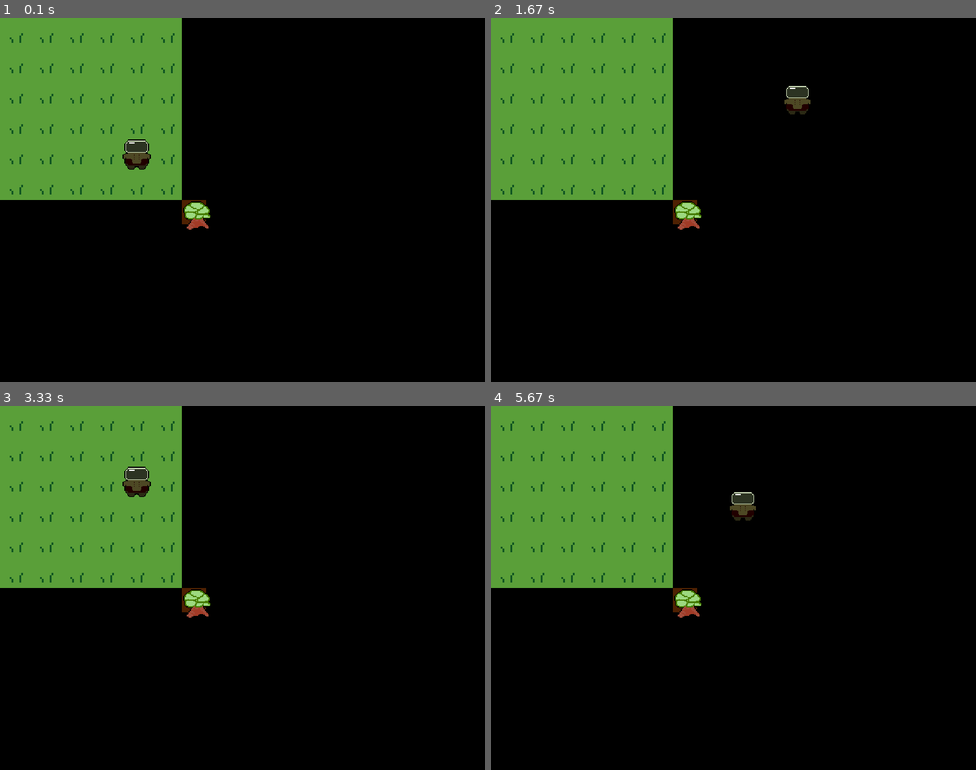
Above: before the commit, frames 1-4 (two rows, left to right).
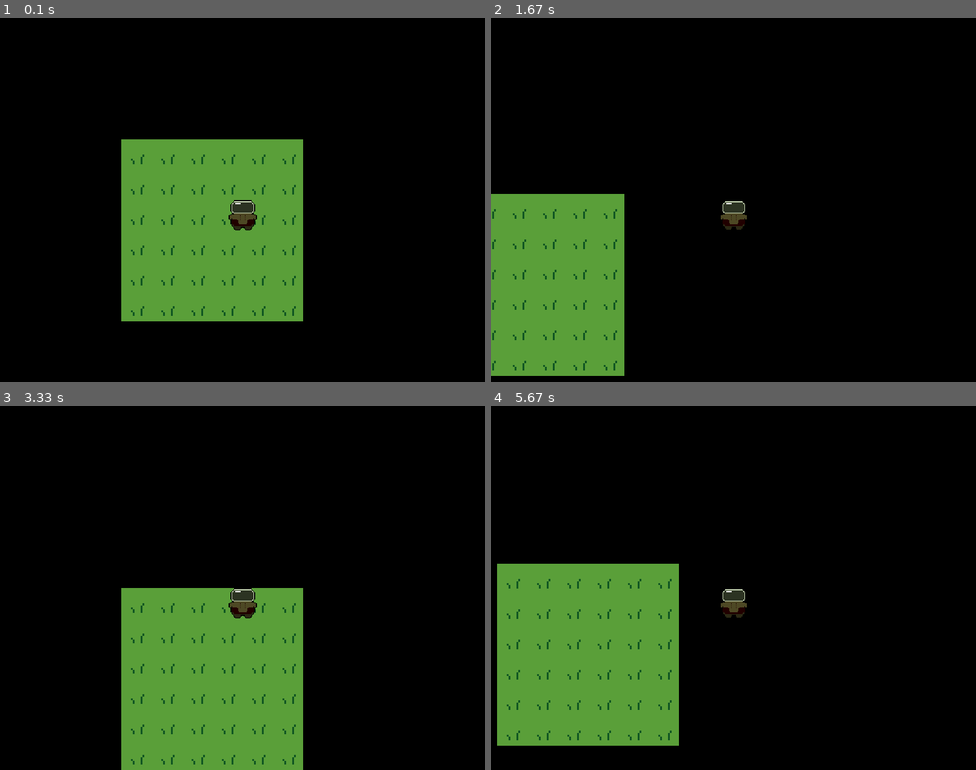
Above: after the commit, the same moments.

Repository: Dakhota-R/Pygame-Crapoli
Game: pygame game, started from NewGame ++/main.py
Same seed, same stepped clock (60 frames per second), same inputs: the game is played once before the commit and once after it.
Inputs:
- Up to frame 1 (0.1 s): no input
- Up to frame 2 (1.67 s): hold D 0.33-0.8 s; hold W 0.83-1.13 s; hold D 1.17-1.63 s
- Up to frame 3 (3.33 s): hold A 1.67-2.2 s; hold S 2.23-2.53 s; hold A 2.57-2.97 s; hold W from 3 s (still down)
- Up to frame 4 (5.67 s): release W at 3.37 s; hold D 3.4-4.03 s; hold S 4.07-4.43 s; hold A 4.47-4.93 s; hold D 4.97-5.43 s; hold W from 5.47 s (still down)

The runs differ from the first frame. In frame 1, 34% of the frame differs, in the area x 0-63%, y 0-84%; in frame 2, 33%; in frame 3, 37%, in the area x 0-63%, y 0-100%; in frame 4, 34%.

Commit message:
Added camera
functioning camera need to fix background

Diff:
--- a/NewGame ++/main.py
+++ b/NewGame ++/main.py
@@ -17,6 +17,39 @@
 ground_tiles = [pygame.transform.scale(pygame.image.load(f"GroundTiles\grass_{i}.png"), (50,50)) for i in range(2)]
 tree = pygame.transform.scale(pygame.image.load("tree.png"), (50,50))
 
+camera_pos = [0, 0]
+
+class Inventory(pygame.sprite.Sprite):
+    def __init__(self, screen):
+        self.width = SCREEN_WIDTH
+        self.height = SCREEN_HEIGHT / 5
+
+        self.screen = screen
+
+        self.image = pygame.Surface((self.width, self.height))
+        self.image.fill(pygame.Color(35,40,45))
+        self.rect = self.image.get_rect()
+        self.rect.y = SCREEN_HEIGHT - self.height
+
+    def draw(self, world):
+        world.blit(self.image, self.rect)
+
+class InventoryItems(pygame.sprite.Sprite):
+    def __init__(self, screen, pos_x, pos_y):
+        self.width = 40
+        self.height = 40
+
+        self.screen = screen
+
+        self.image = pygame.Surface((self.width, self.height))
+        self.image.fill(pygame.Color(100,100,20))
+        self.rect = self.image.get_rect()
+
+        self.rect.x = pos_x
+        self.rect.y = pos_y
+
+    def draw(self, world):
+        world.blit(self.image, self.rect)
 
 
 class Player(pygame.sprite.Sprite):
@@ -29,13 +62,15 @@
         self.rect = self.image.get_rect()
 
         self.screen = screen
-
-        self.x = 200
-        self.y = 200
-        self.rect.x = self.x
-        self.rect.y = self.y
-
-    def move(self):
+        self.x = (SCREEN_WIDTH / 4) - self.width / 2
+        self.y = (SCREEN_HEIGHT / 4) - self.height
+        self.rect.x = self.x
+        self.rect.y = self.y
+
+    def move(self, camera_pos):
+        camera_pos_x = camera_pos[0]
+        camera_pos_y = camera_pos[1]
+
         keys = pygame.key.get_pressed()
         right = keys[pygame.K_d]
         left = keys[pygame.K_a]
@@ -45,36 +80,38 @@
         move = pygame.math.Vector2(right - left, down - up)
         if move.length_squared() > 0:
             move.scale_to_length(5)
+            camera_pos_x -= round(move.x)
+            camera_pos_y -= round(move.y)
             self.rect.move_ip(round(move.x), round(move.y))
+
+        return [camera_pos_x, camera_pos_y]
+
 
     def collisions(self):
         if self.rect.x + self.width >= enemy.rect.x and self.rect.x <= enemy.rect.x + enemy.width:
             if self.rect.y + self.height >= enemy.rect.y and self.rect.y <= enemy.rect.y + enemy.height:
                 pass
 
-    def draw(self):
+    def draw(self, world):
         self.collisions()
-        self.screen.blit(self.image, self.rect)
-        self.update()
+        world.blit(self.image, self.rect)
 
 
 # ground object just a warmup for me, delete  when ready
 class Ground(pygame.sprite.Sprite):
-    def __init__(self, screen, tile_index, x_pos, y_pos):
+    def __init__(self, tile_index, x_pos, y_pos):
         self.ground_image = ground_tiles[tile_index]
 
         self.rect = self.ground_image.get_rect()
 
-        self.screen = screen
 
         self.x = x_pos
         self.y = y_pos
         self.rect.x = self.x
         self.rect.y = self.y
 
-
-    def draw(self, player_x, player_y):
-        self.screen.blit(self.ground_image, self.rect)
+    def draw(self, world):
+        world.blit(self.ground_image, self.rect)
 
 class Enemy(pygame.sprite.Sprite):
     def __init__(self, screen):
@@ -110,9 +147,17 @@
         self.screen.blit(self.image, self.rect)
 
 
-player = Player(screen)
+inventory = Inventory(screen)
 enemy = Enemy(screen)
 tree = Tree(screen)
+
+
+items_group = []
+items = [0,0,0]
+for index, item in enumerate(items):
+    item = InventoryItems(screen, index * 50, SCREEN_HEIGHT - 40)
+    items_group.append(item)
+
 
 level = [
     [0,0,0,0,0,0],
@@ -129,27 +174,43 @@
     x = row_index * 50
     for tile_index, tile in enumerate(row):
         y = tile_index * 50
-        ground = Ground(screen, tile, x, y)
+        ground = Ground(tile, x, y)
         ground_group.append(ground)
 
-main = True
-while main:
-    clock.tick(60)
-    screen.fill('black')
-
-    for event in pygame.event.get():
-        if event.type == pygame.QUIT:
-            main = False
-
-
-    for tile in ground_group:
-        tile.draw(player.x, player.y)
-    player.move()
-    player.draw()
-    enemy.draw()
-    tree.draw()
-
-    pygame.display.flip()
-
-
-pygame.quit()
+
+def Main(screen, clock):
+    world = pygame.Surface((800, 600))
+
+    player = Player(screen)
+    camera_pos = (200,200)
+
+    while True:
+        clock.tick(60)
+        world.fill('black')
+        screen.fill('black')
+
+        for event in pygame.event.get():
+            if event.type == pygame.QUIT:
+                pygame.quit()
+                return
+
+        for tile in ground_group:
+            tile.draw(world)
+
+        camera_pos = player.move(camera_pos)
+
+        player.draw(world)
+        enemy.draw()
+        tree.draw()
+        inventory.draw(world)
+
+        for item in items_group:
+            item.draw(world)
+
+        screen.blit(world, camera_pos)
+
+        pygame.display.flip()
+
+
+while __name__ == '__main__':
+    Main(screen, clock)
--- /dev/null
+++ b/NewGame ++/testing.py
@@ -0,0 +1,88 @@
+import pygame
+pygame.init()
+#
+###
+class Player:
+    def __init__(self):
+        self.image = pygame.Surface((16,16)) # Create Player Image
+        self.image.fill(colors["RED"]) # Fill Player Red
+        self.rect = pygame.Rect((50,50),(16,16)) # Create Player Rect
+    def move(self,camera_pos):
+        pos_x,pos_y = camera_pos # Split camara_pos
+        #
+        key = pygame.key.get_pressed() # Get Keyboard Input
+        if key[pygame.K_w]: # Check Key
+            self.rect.y -= 8 # Move Player Rect Coord
+            pos_y += 8 # Move Camara Coord Against Player Rect
+        if key[pygame.K_a]:
+            self.rect.x -= 8
+            pos_x += 8
+        if key[pygame.K_s]:
+            self.rect.y += 8
+            pos_y -= 8
+        if key[pygame.K_d]:
+            self.rect.x += 8
+            pos_x -= 8
+        #
+        if self.rect.x < 0: # Simple Sides Collision
+            self.rect.x = 0 # Reset Player Rect Coord
+            pos_x = camera_pos[0] #Reset Camera Pos Coord
+        elif self.rect.x > 984:
+            self.rect.x = 984
+            pos_x = camera_pos[0]
+        if self.rect.y < 0:
+            self.rect.y = 0
+            pos_y = camera_pos[1]
+        elif self.rect.y > 984:
+            self.rect.y = 984
+            pos_y = camera_pos[1]
+        #
+        return (pos_x,pos_y) # Return New Camera Pos
+    def render(self,display):
+        display.blit(self.image,(self.rect.x,self.rect.y))
+###
+#
+#
+###
+def Main(display,clock):
+    world = pygame.Surface((1000,1000)) # Create Map Surface
+    world.fill(colors["BLACK"]) # Fill Map Surface Black
+    for x in range(10):
+        pygame.draw.rect(world,colors["BLUE"],((x*100,x*100),(20,20))) # Put Blue Rectagles On Map Surface
+    #
+    player = Player() # Initialize Player Class
+    camera_pos = (192,192) # Create Camara Starting Position
+    #
+    while True:
+        clock.tick(60)
+        for event in pygame.event.get():
+            if event.type == pygame.QUIT:
+                pygame.quit()
+                return
+        #
+        camera_pos = player.move(camera_pos) # Run Player Move Function And Return New Camera Pos
+        #
+        display.fill(colors["WHITE"]) # Fill The Background White To Avoid Smearing
+        world.fill(colors["BLACK"]) # Refresh The World So The Player Doesn't Smear
+        for x in range(10):
+            pygame.draw.rect(world,colors["BLUE"],((x*100,x*100),(20,20)))
+        player.render(world) # Render The Player
+        display.blit(world,camera_pos) # Render Map To The Display
+        #
+        pygame.display.flip()
+###
+#
+if __name__ in "__main__":
+    display = pygame.display.set_mode((500,500))
+    pygame.display.set_caption("Scrolling Camera")
+    clock = pygame.time.Clock()
+    #
+    global colors # Difign Colors
+    colors = {
+    "WHITE":(255,255,255),
+    "RED"  :(255,0,0),
+    "GREEN":(0,255,0),
+    "BLUE" :(0,0,255),
+    "BLACK":(0,0,0)
+    }
+    Main(display,clock) # Run Main Loop
